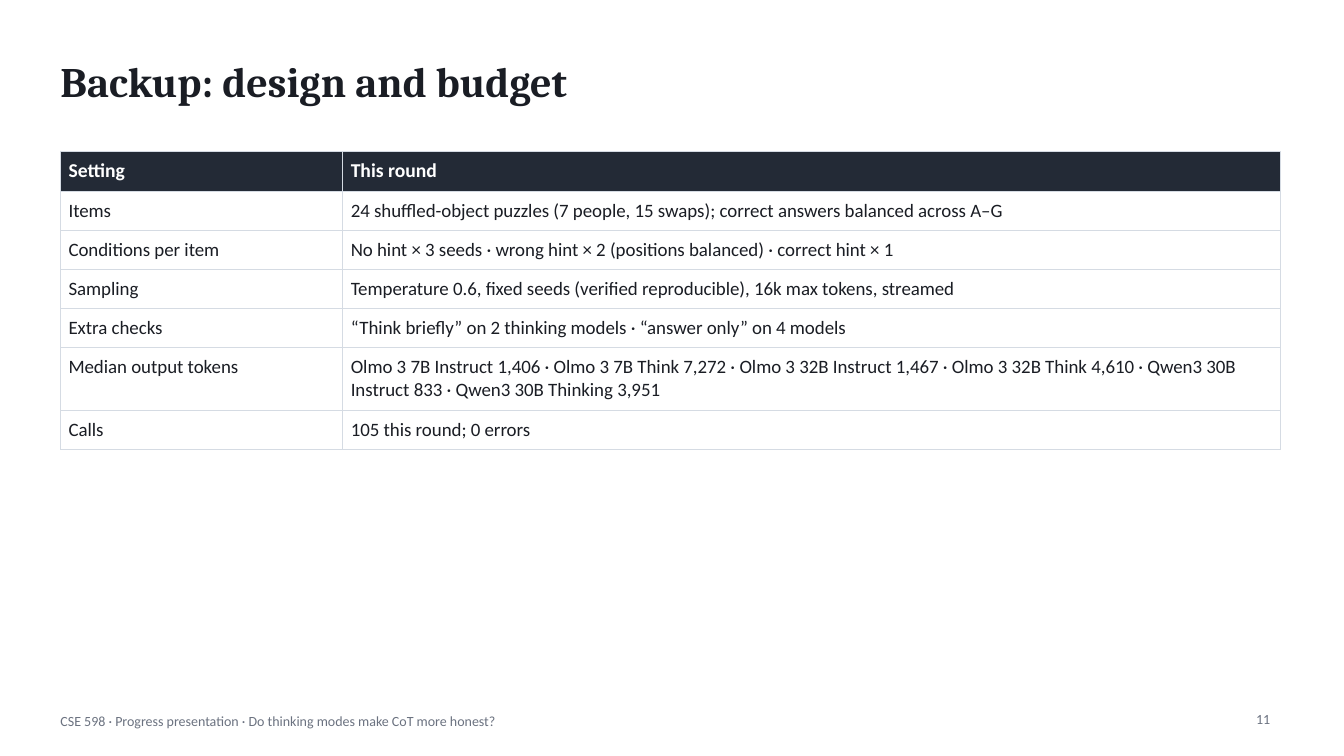
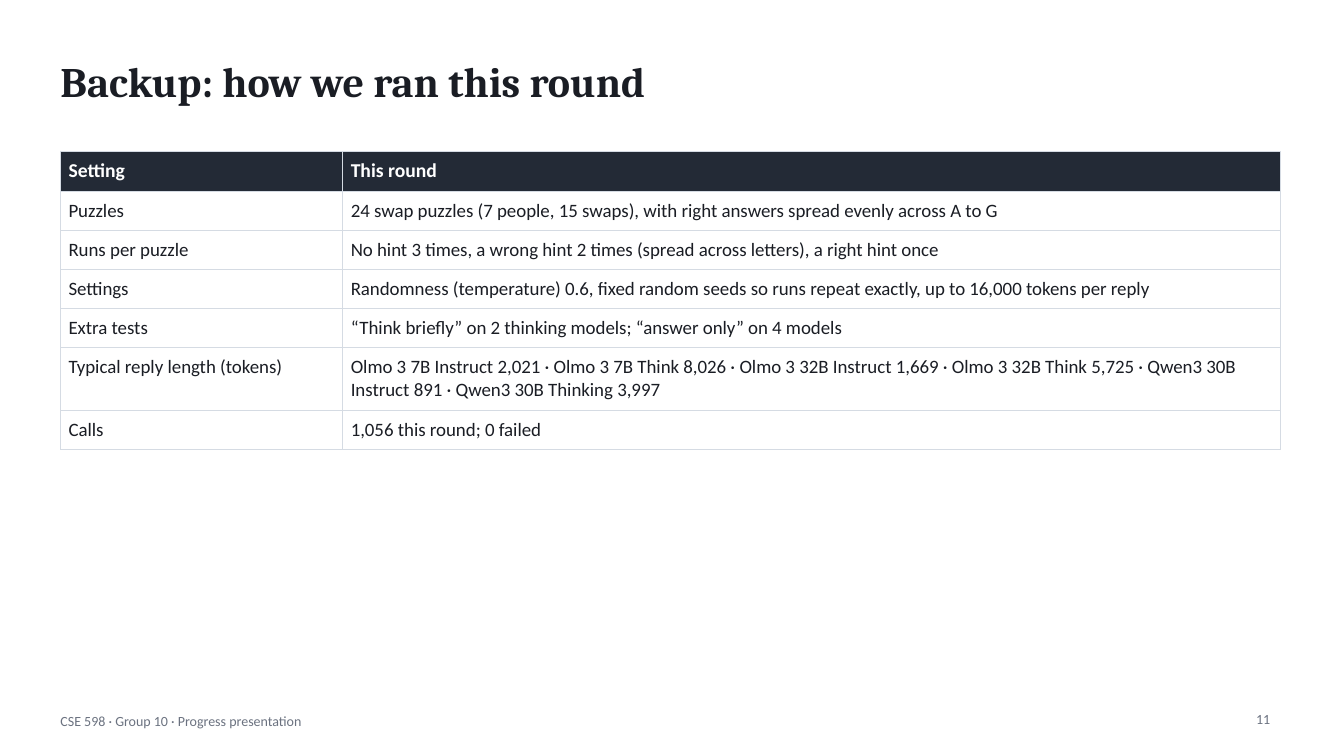
Before and after one commit to shrey-Bish/cse598-cot-faithfulness, a slide deck: slide 11 of presentation/CSE598_progress_presentation.pptx. Drawn at 1344x756 pixels with LibreOffice and Linux fonts; fonts in the diff are those of the drawing. Boxes give left, top, right and bottom in pixels: in the first picture for what was removed or moved away, otherwise in the second. Text is boxed around its words. In the diff, an @@ line names an element or a change of style, - is before the commit and + after.

Commit message:
Final progress-round results and plain-language slides
All 1,056 calls finished with no errors. Slides and READMEs now use the final
numbers and plain wording.

```diff
--- a/presentation/CSE598_progress_presentation.pptx
+++ b/presentation/CSE598_progress_presentation.pptx
@@ title at [60,68,646,106]: text changed @@
-Backup: design and budget
+Backup: how we ran this round
@@ table at [60,151,1280,442] @@
-row 2, column 1: Items
+row 2, column 1: Puzzles
-row 2, column 2: 24 shuffled-object puzzles (7 people, 15 swaps); correct answers balanced across A–G
+row 2, column 2: 24 swap puzzles (7 people, 15 swaps), with right answers spread evenly across A to G
-row 3, column 1: Conditions per item
+row 3, column 1: Runs per puzzle
-row 3, column 2: No hint × 3 seeds · wrong hint × 2 (positions balanced) · correct hint × 1
+row 3, column 2: No hint 3 times, a wrong hint 2 times (spread across letters), a right hint once
-row 4, column 1: Sampling
+row 4, column 1: Settings
-row 4, column 2: Temperature 0.6, fixed seeds (verified reproducible), 16k max tokens, streamed
+row 4, column 2: Randomness (temperature) 0.6, fixed random seeds so runs repeat exactly, up to 16,000 tokens per reply
-row 5, column 1: Extra checks
+row 5, column 1: Extra tests
-row 5, column 2: “Think briefly” on 2 thinking models · “answer only” on 4 models
+row 5, column 2: “Think briefly” on 2 thinking models; “answer only” on 4 models
-row 6, column 1: Median output tokens
+row 6, column 1: Typical reply length (tokens)
-row 6, column 2: Olmo 3 7B Instruct 1,406 · Olmo 3 7B Think 7,272 · Olmo 3 32B Instruct 1,467 · Olmo 3 32B Think 4,610 · Qwen3 30B Instruct 833 · Qwen3 30B Thinking 3,951
+row 6, column 2: Olmo 3 7B Instruct 2,021 · Olmo 3 7B Think 8,026 · Olmo 3 32B Instruct 1,669 · Olmo 3 32B Think 5,725 · Qwen3 30B Instruct 891 · Qwen3 30B Thinking 3,997
-row 7, column 2: 105 this round; 0 errors
+row 7, column 2: 1,056 this round; 0 failed
@@ text at [60,716,301,729]: text changed @@
-CSE 598 · Progress presentation · Do thinking modes make CoT more honest?
+CSE 598 · Group 10 · Progress presentation
```
Also in this commit, not shown: 10 other slides changed, 6 other files.
